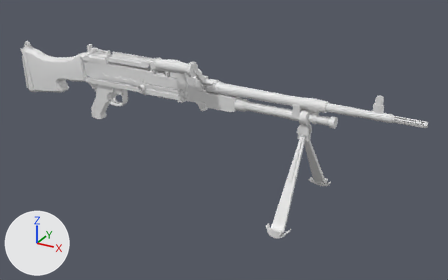
Two versions of the FBX model Unity Project- Kaiju/Assets/Graphics/Meshes/Props/sm_gun.fbx, one commit apart.
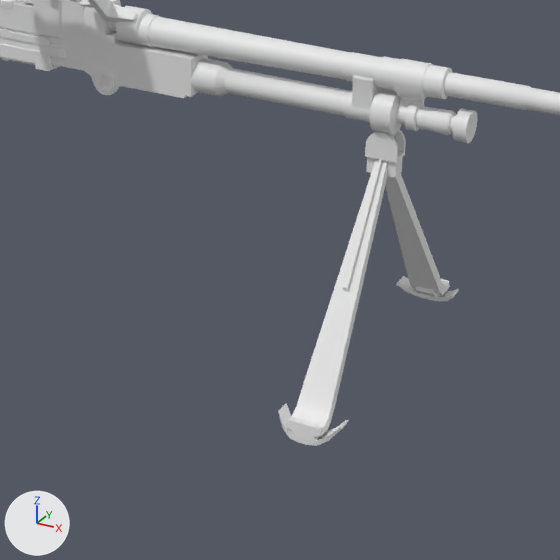
Each version is shown whole from a camera (50 mm lens) standing at (1.86, -3.06, 1.21) and looking at (0.2, -0.03, -0.3), then close up on the part from 37% to 82% of the width and 27% to 100% of the height. Lighting does not change. The marker at lower left points along +X, +Y and +Z.

Objects in the first close-up: 'body_low.002'.
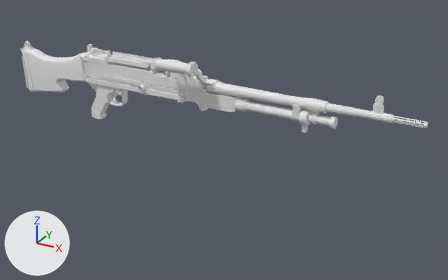
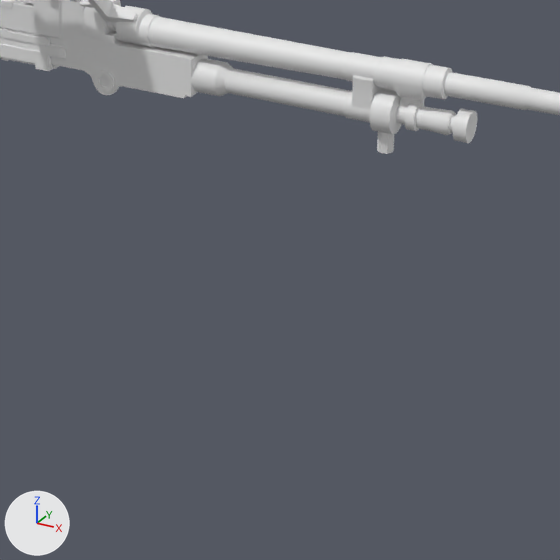
Where the newer file only moved an object's origin or applied its transform, the numbers keep the older frame.

Changed parts and their boxes [x1, y1, x2, y2] in the close-ups (560 x 560 px):
'body_low.002', reshaped: before [0, 0, 560, 446]; after [0, 0, 560, 154]
part 1 of me_cube_060, deleted: before [365, 129, 406, 178]
part 2 of me_cube_060, deleted: before [385, 174, 459, 302]
part 3 of me_cube_060, deleted: before [278, 159, 388, 446]

The change, as a list of edits to the scene's bpy script:
```text
Change me_cube_060:
    where me_cube_060.from_pydata(...)  # 5702 vertices, 5708 faces; spans x -0.96..1.75, y -0.36..0.36, z -0.64..0.2
    used by ob_body_low_002; location = (-0.374, -0.071, 0.027)
    me_cube_060 part 1: the loose piece of 104 vertices spanning x 1.07..1.13, y -0.02..0.02, z -0.2..-0.1 is deleted
    me_cube_060 part 2: the loose piece of 74 vertices spanning x 1.03..1.17, y 0.0..0.36, z -0.64..-0.16 is deleted
    me_cube_060 part 3: the loose piece of 74 vertices spanning x 1.03..1.17, y -0.36..0.0, z -0.64..-0.16 is deleted
```
